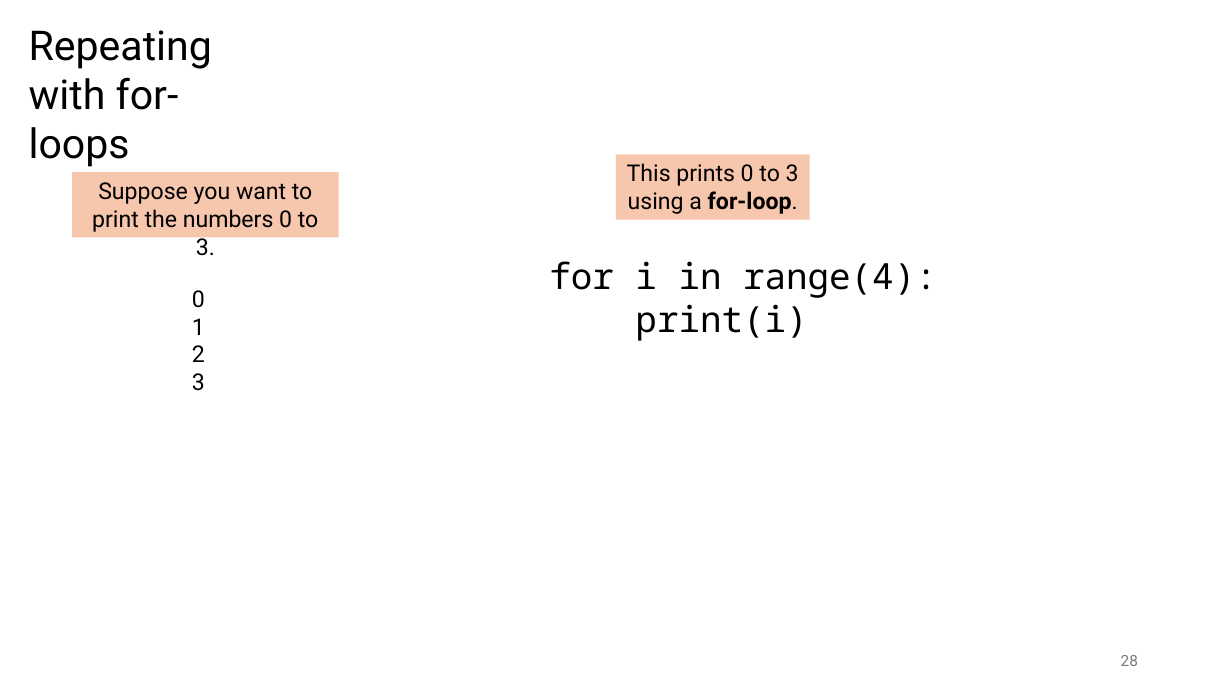
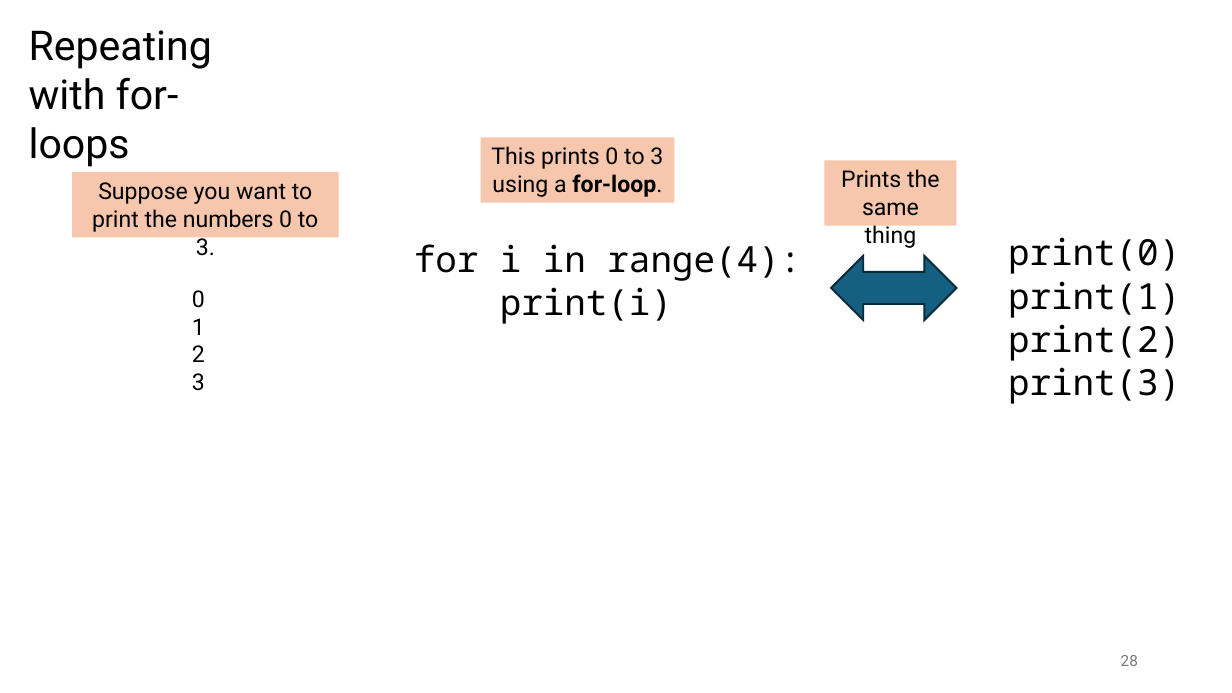
Before and after one commit to tjd1234/cmpt120spring2026, a slide deck: slide 28 of lecture_notes/chapter3/chapter3.pptx. Drawn at 1232x693 pixels with LibreOffice and Linux fonts; fonts in the diff are those of the drawing. Boxes give left, top, right and bottom in pixels: in the first picture for what was removed or moved away, otherwise in the second. Text is boxed around its words. In the diff, an @@ line names an element or a change of style, - is before the commit and + after.

```diff
--- a/lecture_notes/chapter3/chapter3.pptx
+++ b/lecture_notes/chapter3/chapter3.pptx
@@ rectangle "This prints 0 to 3 ...": place and size @@
-rectangle "This prints 0 to 3 ..." at <box>616,154,811,220</box>
+rectangle "This prints 0 to 3 ..." at <box>481,138,675,203</box>
@@ rectangle added at <box>824,160,957,226</box>, fill #F6C6AD, 18 pt, text #000000 @@
+Prints the same thing
@@ text "for i in range(4):": place and size @@
-text "for i in range(4):" at <box>549,261,937,341</box>
+text "for i in range(4):" at <box>414,244,801,324</box>
@@ text added at <box>1008,237,1180,404</box>, 28 pt, text #000000 @@
+print(0)
+print(1)
+print(2)
+print(3)
@@ left right arrow added at <box>832,256,958,321</box>, fill #156082, outline #092A39 1.5 pt @@
```
Also in this commit, not shown: 15 other slides changed, 2 slides added, 30 other files.
